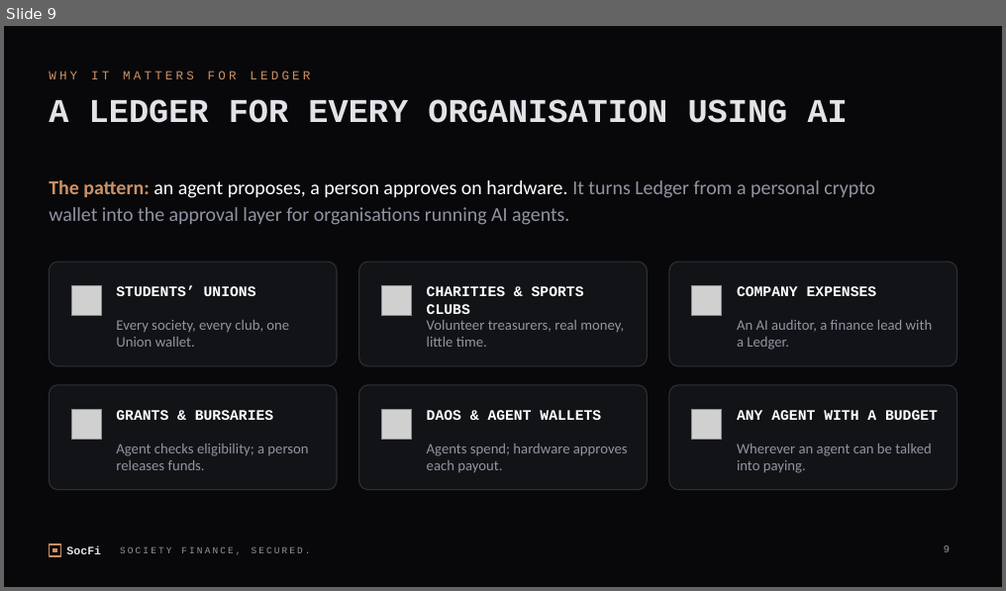
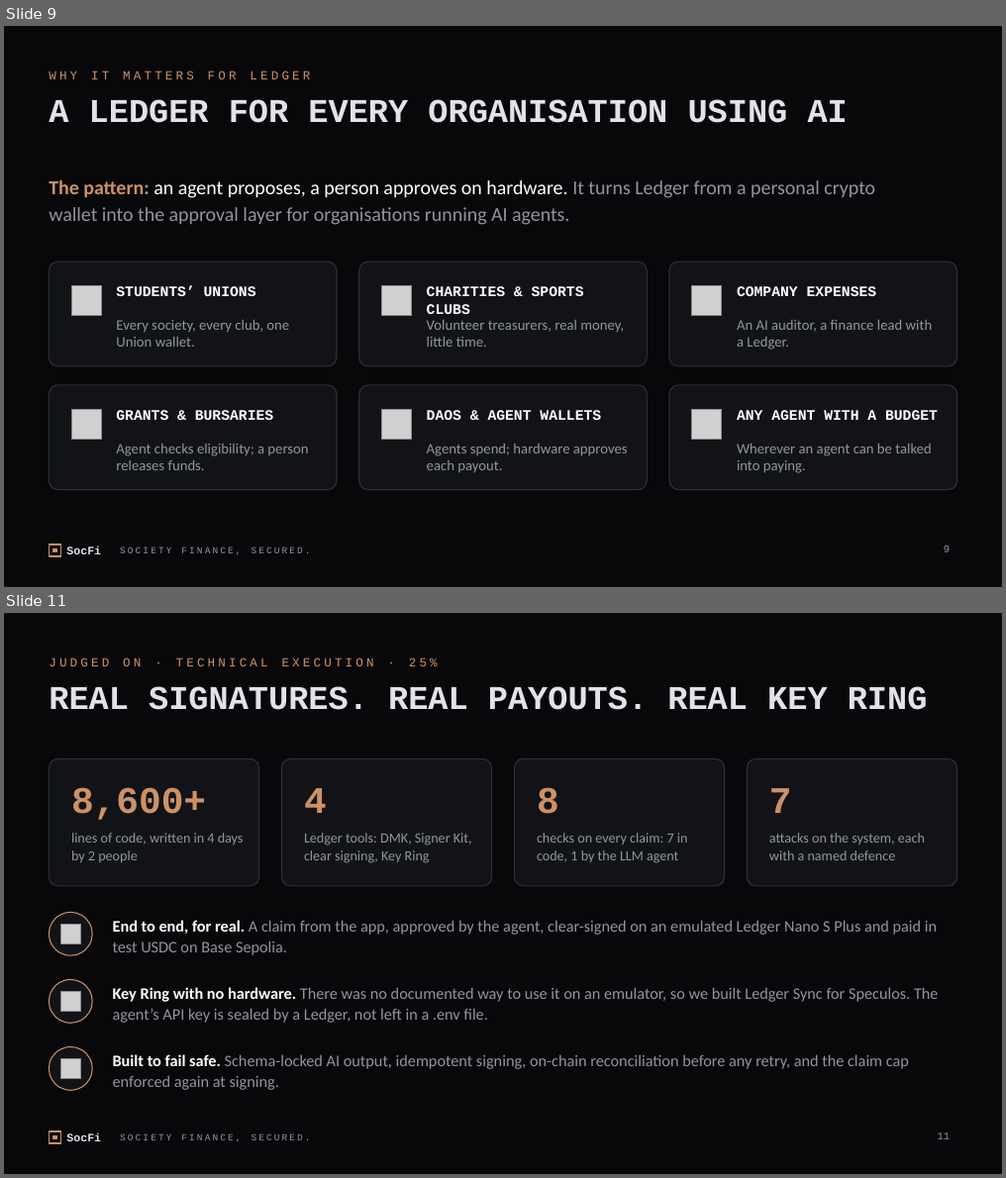
Before and after one commit to tamrachan/soc-fi, a slide deck: pitch/SocFi-pitch.pptx. Shown one above the other, each under a label of ours: slide 9 before the commit, slides 9 and 11 after it; the slides between them are not shown. The pictures are 1006x591 and 1006x1178 pixels, drawn with LibreOffice and Linux fonts; fonts in the diff are those of the drawing; grey boxes stand for pictures. Boxes give left, top, right and bottom in pixels: in the first picture for what was removed or moved away, otherwise in the second. Text is boxed around its words. In the diff, an @@ line names an element or a change of style, - is before the commit and + after.

```diff
--- a/pitch/SocFi-pitch.pptx
+++ b/pitch/SocFi-pitch.pptx
@@ slide 11 added at (x1=4, y1=613, x2=1002, y2=1174), background #08080A; not listed: 4 template elements that a slide beside it also shows @@
@@ text added at (x1=49, y1=658, x2=438, y2=666), 12 pt, text #CC9166 @@
+JUDGED ON · TECHNICAL EXECUTION · 25%
@@ title added at (x1=49, y1=686, x2=928, y2=710), 32 pt, text #E2E3E9, bold @@
+REAL SIGNATURES. REAL PAYOUTS. REAL KEY RING
@@ rounded rectangle added at (x1=49, y1=759, x2=259, y2=886), fill #121317, outline #2E3038 1 pt @@
@@ rounded rectangle added at (x1=282, y1=759, x2=492, y2=886), fill #121317, outline #2E3038 1 pt @@
@@ rounded rectangle added at (x1=515, y1=759, x2=725, y2=886), fill #121317, outline #2E3038 1 pt @@
@@ rounded rectangle added at (x1=746, y1=759, x2=957, y2=886), fill #121317, outline #2E3038 1 pt @@
@@ text added at (x1=71, y1=787, x2=206, y2=820), 36 pt, text #CC9166, bold @@
+8,600+
@@ text added at (x1=304, y1=788, x2=327, y2=813), 36 pt, text #CC9166, bold @@
+4
@@ text added at (x1=537, y1=787, x2=559, y2=814), 36 pt, text #CC9166, bold @@
+8
@@ text added at (x1=769, y1=788, x2=792, y2=813), 36 pt, text #CC9166, bold @@
+7
@@ text added at (x1=71, y1=833, x2=244, y2=862), 13.5 pt, text #9194A1 @@
+lines of code, written in 4 days by 2 people
@@ text added at (x1=304, y1=833, x2=472, y2=863), 13.5 pt, text #9194A1 @@
+Ledger tools: DMK, Signer Kit, clear signing, Key Ring
@@ text added at (x1=537, y1=833, x2=688, y2=863), 13.5 pt, text #9194A1 @@
+checks on every claim: 7 in code, 1 by the LLM agent
@@ text added at (x1=769, y1=833, x2=925, y2=861), 13.5 pt, text #9194A1 @@
+attacks on the system, each with a named defence
@@ ellipse added at (x1=49, y1=912, x2=92, y2=956), fill #121317, outline #CC9166 1 pt @@
@@ picture added at (x1=60, y1=925, x2=81, y2=945) @@
@@ text added at (x1=113, y1=920, x2=937, y2=956), 15.5 pt, text #9194A1 @@
+End to end, for real. A claim from the app, approved by the agent, clear-signed on an emulated Ledger Nano S Plus and paid in test USDC on Base Sepolia.
@@ ellipse added at (x1=49, y1=980, x2=92, y2=1023), fill #121317, outline #CC9166 1 pt @@
@@ picture added at (x1=60, y1=991, x2=81, y2=1011) @@
@@ text added at (x1=113, y1=987, x2=939, y2=1023), 15.5 pt, text #9194A1 @@
+Key Ring with no hardware. There was no documented way to use it on an emulator, so we built Ledger Sync for Speculos. The agent’s API key is sealed by a Ledger, not left in a .env file.
@@ ellipse added at (x1=49, y1=1048, x2=92, y2=1090), fill #121317, outline #CC9166 1 pt @@
@@ text added at (x1=113, y1=1055, x2=909, y2=1090), 15.5 pt, text #9194A1 @@
+Built to fail safe. Schema-locked AI output, idempotent signing, on-chain reconciliation before any retry, and the claim cap enforced again at signing.
@@ picture added at (x1=60, y1=1059, x2=81, y2=1079) @@
@@ page number added at (x1=938, y1=1133, x2=950, y2=1140), 10 pt, text #9194A1 @@
+11
```
Also in this commit, not shown: 4 slides changed, 5 other slides added, 2 other files.
